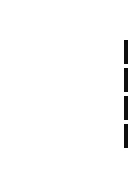
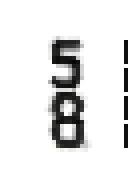
The second 128 x 192 image is a revision of the first. Changes to its layers:
added layer "Pasted Layer" above "5-8.PNG" over (44, 88, 92, 152)
added layer "5-8.PNG" above "4-4.png" over (48, 36, 84, 92)
